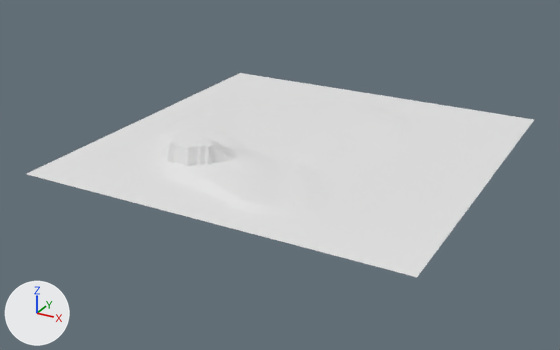
What one commit did to the FBX model wheelin/Assets/Models/Segments/world2.fbx.
Both versions are drawn from a 50 mm camera at (352.0, -689.0, 303.0) aimed at (-12.0, -27.0, -28.0). Every picture has the same lights, and +X, +Y and +Z are marked at lower left. Where no turn or scale is listed for an object, it has been applied to the vertices.
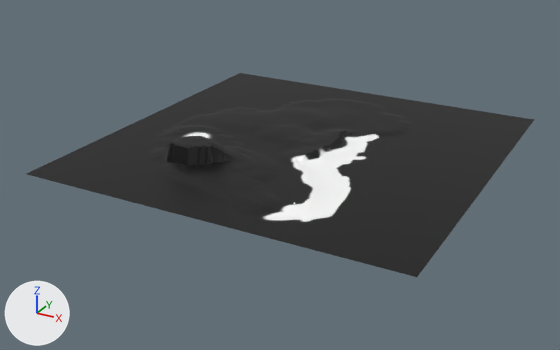
Boxes (x1, y1, x2, y2) around the edits, measured in the pictures (560 x 350 px):
'Plane', recoloured (white to black)
    both: (27, 73, 534, 277)

The change, as a diff of the scene's bpy script:
```diff
--- a/wheelin/Assets/Models/Segments/world2.fbx.py
+++ b/wheelin/Assets/Models/Segments/world2.fbx.py
@@ img_material_001_base_color_png @@
+img_material_001_base_color_png = load_image('Material.001 Base Color.png', '../../Textures/Material.001 Base Color.png', 4096, 4006, 'sRGB')
@@ mat_material_001 @@
+mat_material_001 = principled_material('Material.001')
+mat_material_001.texture = img_material_001_base_color_png
@@ me_plane @@
 me_plane.from_pydata(...)  # 14641 vertices, 14400 faces; spans x -200.0..200.0, y -200.0..200.0, z 0.0..24.0
+me_plane.materials.append(mat_material_001)  # picture img_material_001_base_color_png
```
